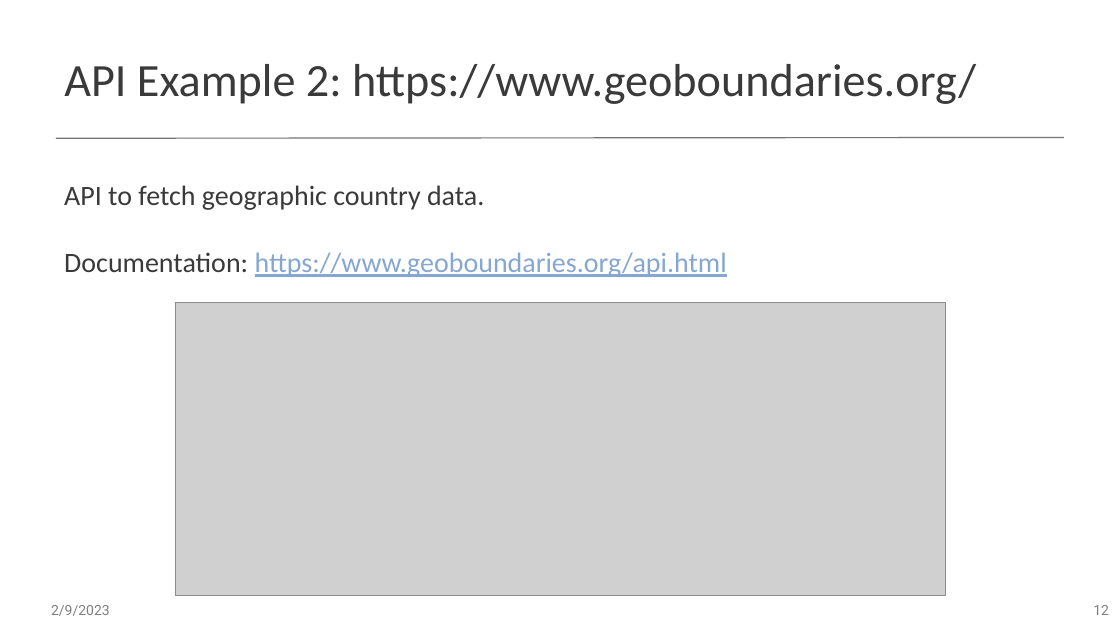
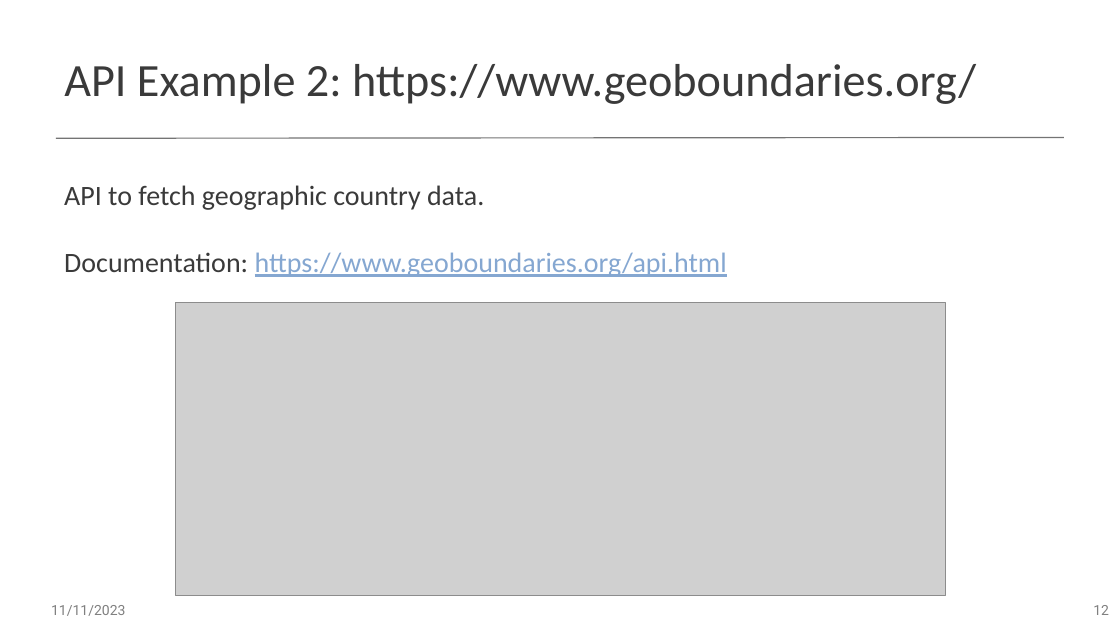
Before and after one commit to worldbank/dec-python-course, a slide deck: slide 12 of 1-foundations/4-api-and-dataviz/Introduction to APIs.pptx. Drawn at 1120x630 pixels with LibreOffice and Linux fonts; fonts in the diff are those of the drawing; grey boxes stand for pictures. Boxes give left, top, right and bottom in pixels: in the first picture for what was removed or moved away, otherwise in the second. Text is boxed around its words. In the diff, an @@ line names an element or a change of style, - is before the commit and + after.

```diff
--- a/1-foundations/4-api-and-dataviz/Introduction to APIs.pptx
+++ b/1-foundations/4-api-and-dataviz/Introduction to APIs.pptx
@@ text at [51, 605, 125, 616]: text changed @@
-2/9/2023
+11/11/2023
```
Also in this commit, not shown: 15 other slides changed, 1 other file.
